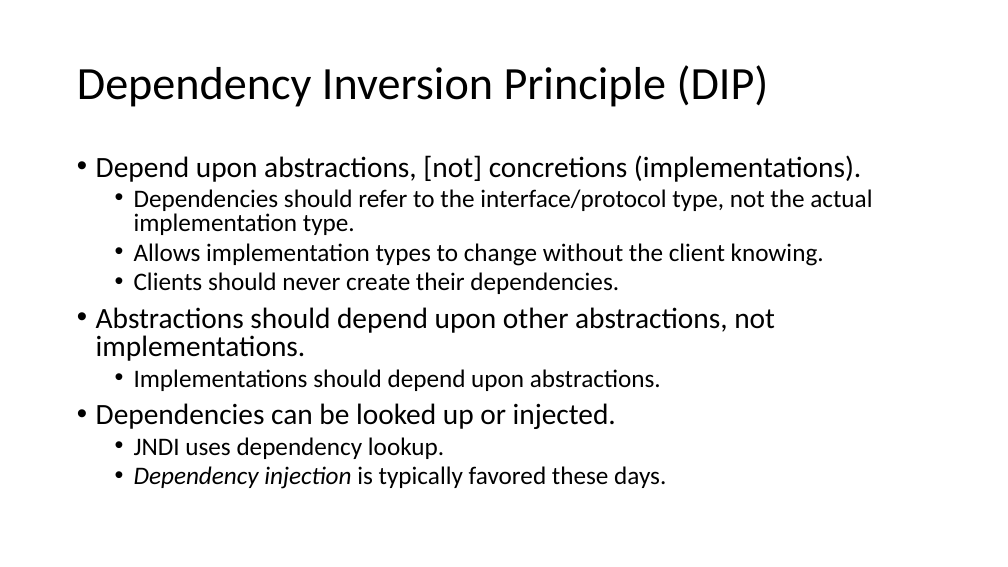
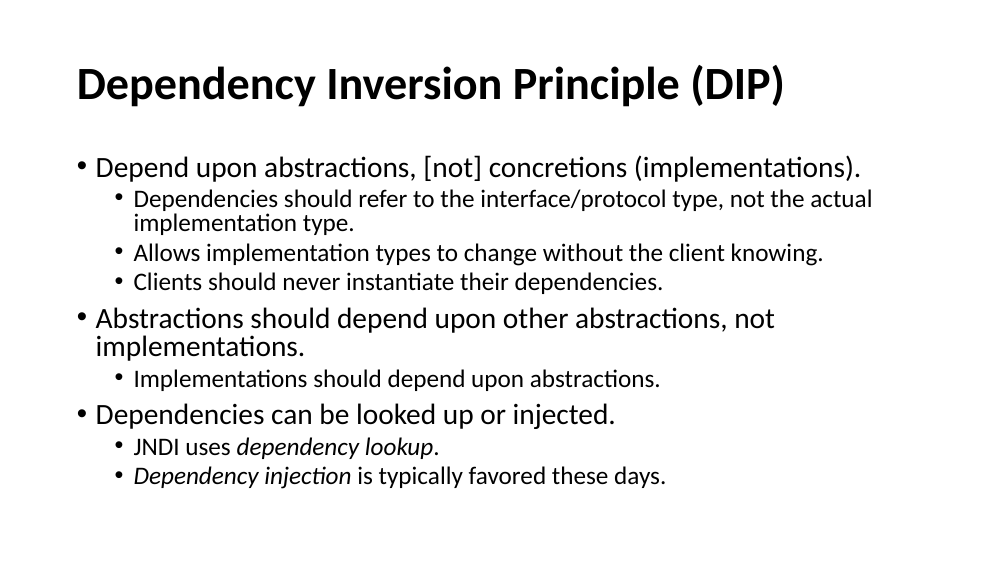
Before and after one commit to cebartling/test-driven, a slide deck: slide 12 of presentations/SOLID Design Principles.pptx (slide 11 before the commit). Drawn at 1008x567 pixels with LibreOffice and Linux fonts; fonts in the diff are those of the drawing. Boxes give left, top, right and bottom in pixels: in the first picture for what was removed or moved away, otherwise in the second. Text is boxed around its words. In the diff, an @@ line names an element or a change of style, - is before the commit and + after.

Commit message:
SOLID Principles presentation update

```diff
--- a/presentations/SOLID Design Principles.pptx
+++ b/presentations/SOLID Design Principles.pptx
@@ title "Dependency Inversion Principle (DIP)" at [77,65,785,107]: bold on @@
@@ text at [134,272,664,294]: text changed @@
-  • Clients should never create their dependencies.
+  • Clients should never instantiate their dependencies.
@@ text at [134,437,440,459]: italic on in "dependency lookup." @@
```
Also in this commit, not shown: 10 other slides changed, 1 slide added.
